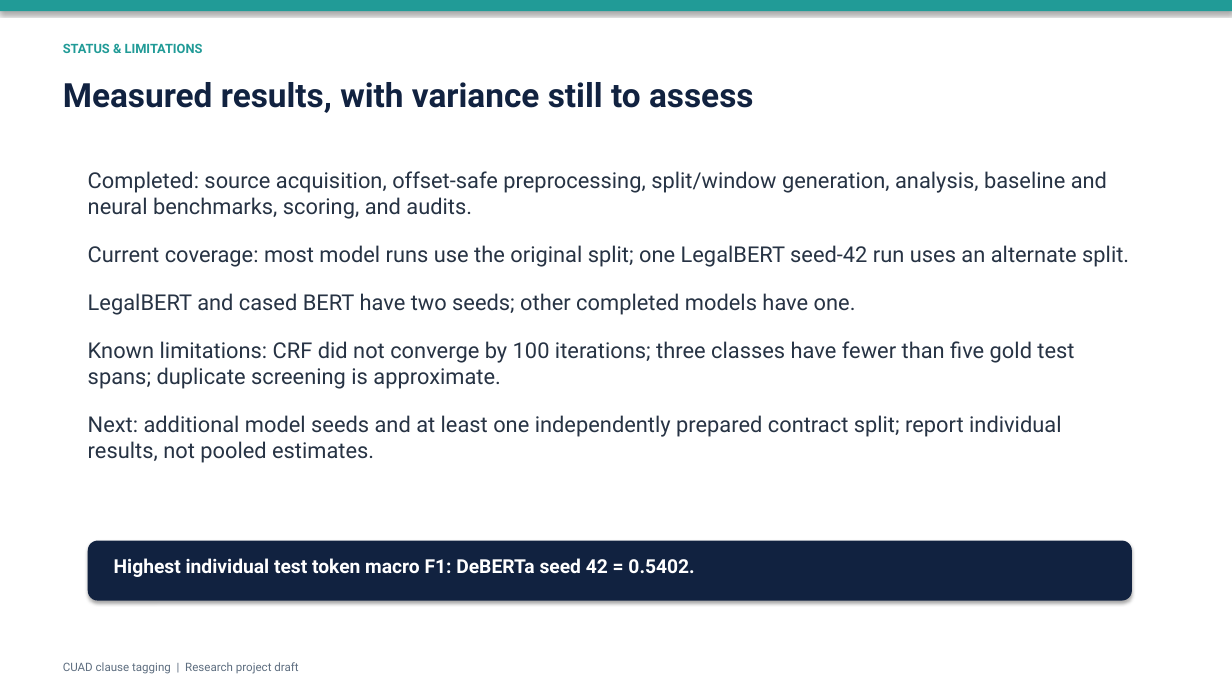
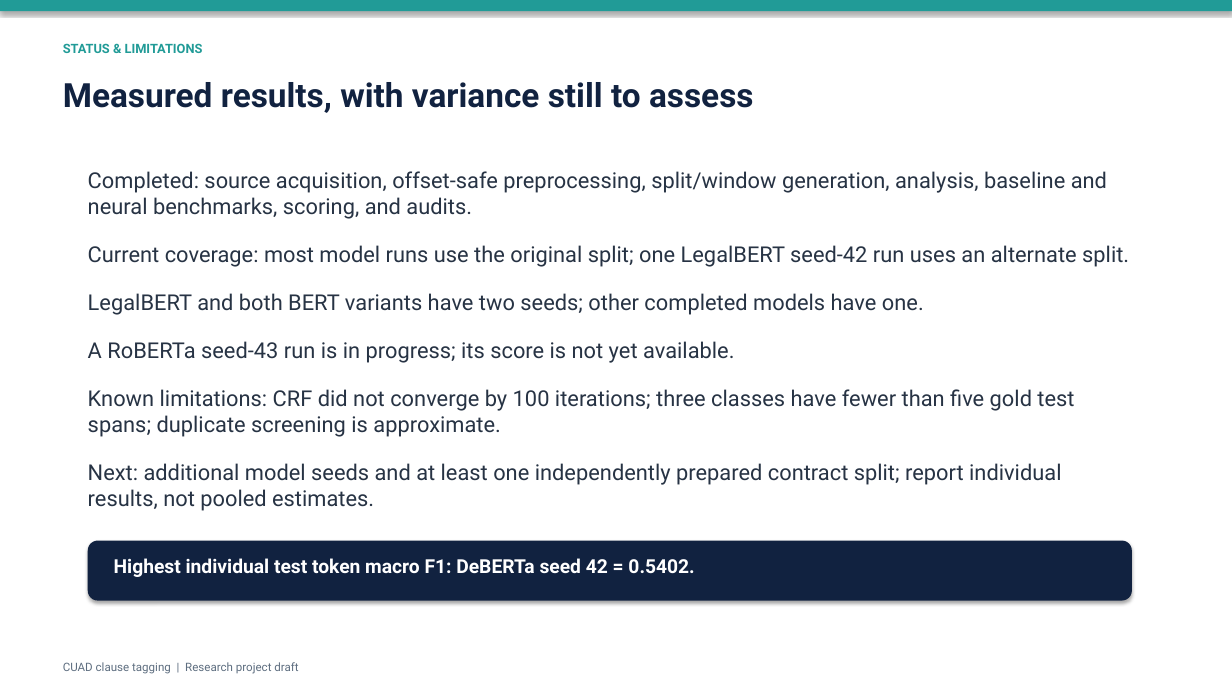
Before and after one commit to hmam-5/cuad-clause-tagging, a slide deck: slide 10 of results/CUAD_project_presentation.pptx. Drawn at 1232x693 pixels with LibreOffice and Linux fonts; fonts in the diff are those of the drawing. Boxes give left, top, right and bottom in pixels: in the first picture for what was removed or moved away, otherwise in the second. Text is boxed around its words. In the diff, an @@ line names an element or a change of style, - is before the commit and + after.

```diff
--- a/results/CUAD_project_presentation.pptx
+++ b/results/CUAD_project_presentation.pptx
@@ text at [88, 293, 924, 363]: text changed @@
-LegalBERT and cased BERT have two seeds; other completed models have one.
+LegalBERT and both BERT variants have two seeds; other completed models have one.
+A RoBERTa seed-43 run is in progress; its score is not yet available.
```
Also in this commit, not shown: 1 other slide changed, 20 other files.
